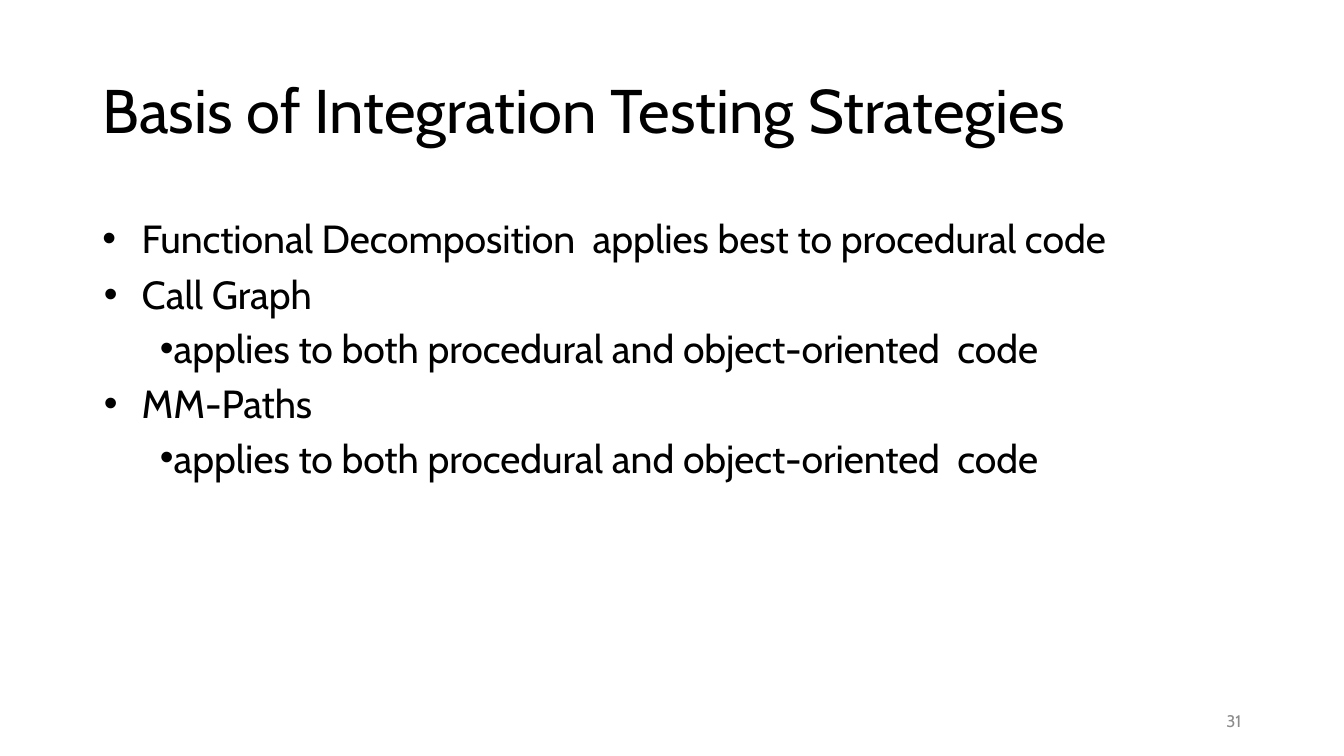
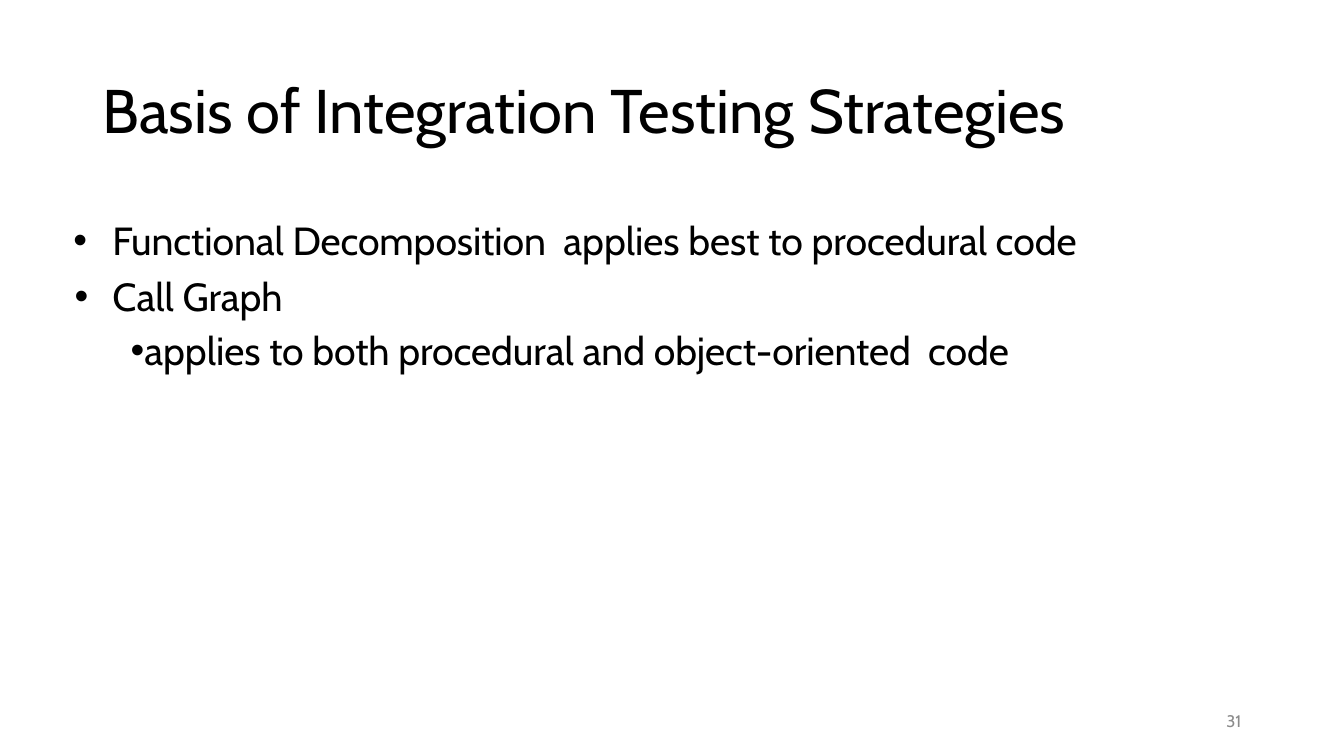
Before and after one commit to malenezi/malenezi, a slide deck: slide 31 of SE401/Lectures/8-Integration, System and Regression Testing/1-Integration Testing.pptx. Drawn at 1344x756 pixels with LibreOffice and Linux fonts; fonts in the diff are those of the drawing. Boxes give left, top, right and bottom in pixels: in the first picture for what was removed or moved away, otherwise in the second. Text is boxed around its words. In the diff, an @@ line names an element or a change of style, - is before the commit and + after.

```diff
--- a/SE401/Lectures/8-Integration, System and Regression Testing/1-Integration Testing.pptx
+++ b/SE401/Lectures/8-Integration, System and Regression Testing/1-Integration Testing.pptx
@@ text "Functional Decomposition applies best to ...": place and size @@
-text "Functional Decomposition applies best to ..." at (142,223,1106,482)
+text "Functional Decomposition applies best to ..." at (112,225,1077,375)
@@ text at (142,388,1038,482): paragraphs removed @@
-• MM-Paths
-• applies to both procedural and object-oriented code
```
Also in this commit, not shown: 1 other slide changed, 1 other file.
